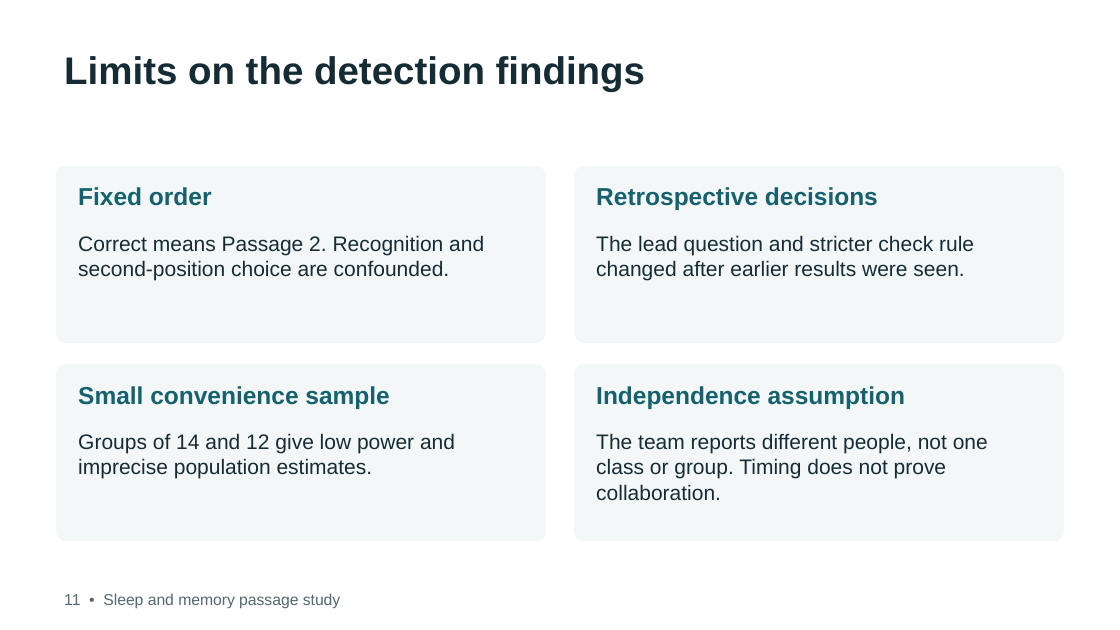
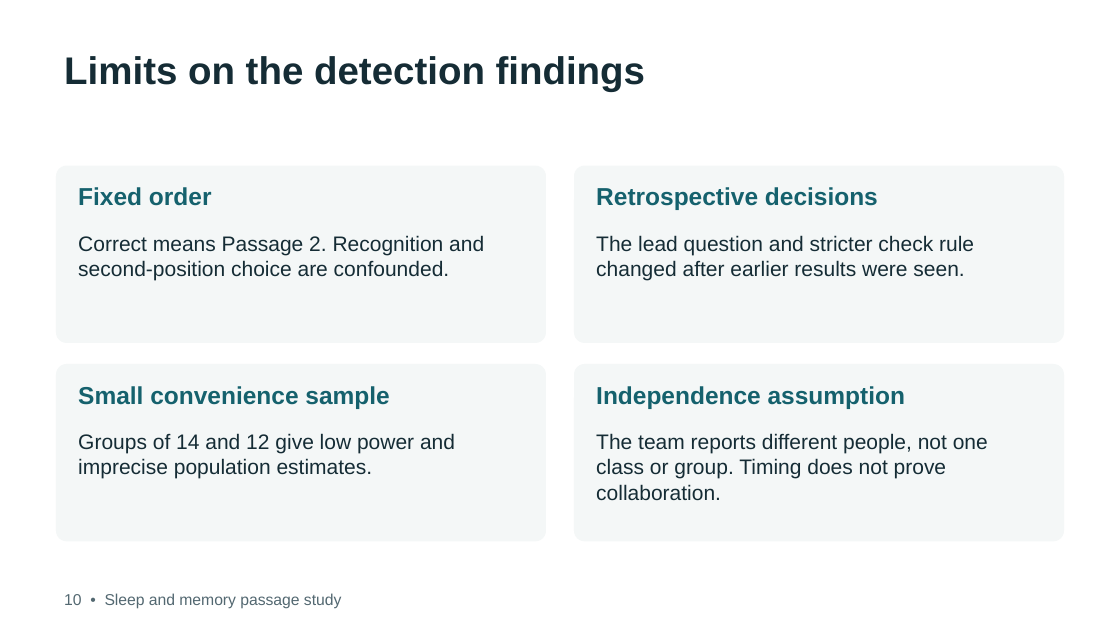
Before and after one commit to debshreechowdhury/sleep-memory-passage-study, a slide deck: slide 6 of presentation/design_detection.pptx (slide 7 before the commit). Drawn at 1120x630 pixels with LibreOffice and Linux fonts; fonts in the diff are those of the drawing. Boxes give left, top, right and bottom in pixels: in the first picture for what was removed or moved away, otherwise in the second. Text is boxed around its words. In the diff, an @@ line names an element or a change of style, - is before the commit and + after.

```diff
--- a/presentation/design_detection.pptx
+++ b/presentation/design_detection.pptx
@@ text at bbox=[64, 593, 341, 609]: text changed @@
-11 • Sleep and memory passage study
+10 • Sleep and memory passage study
```
Also in this commit, not shown: 2 other slides changed, 1 slide removed, 52 other files.
